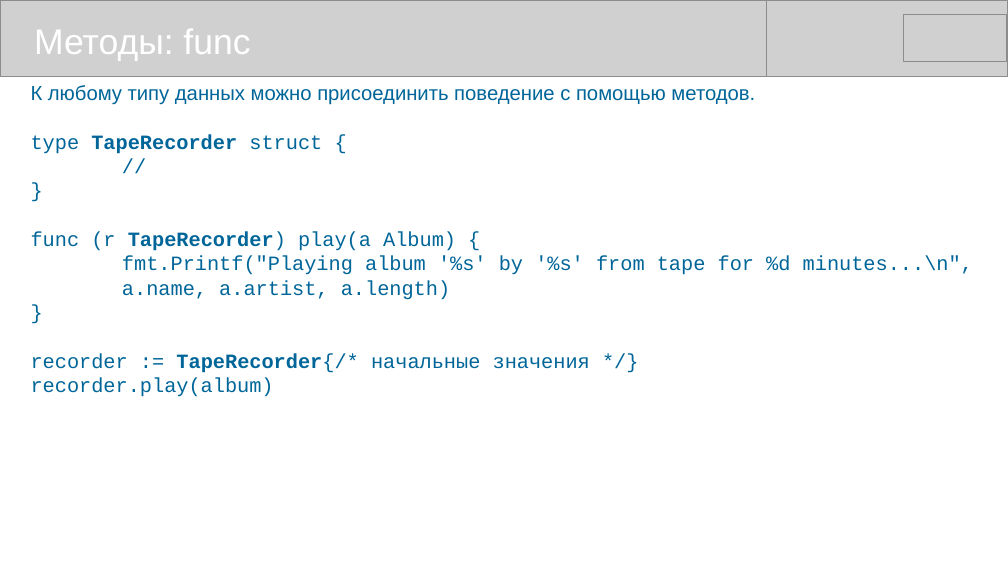
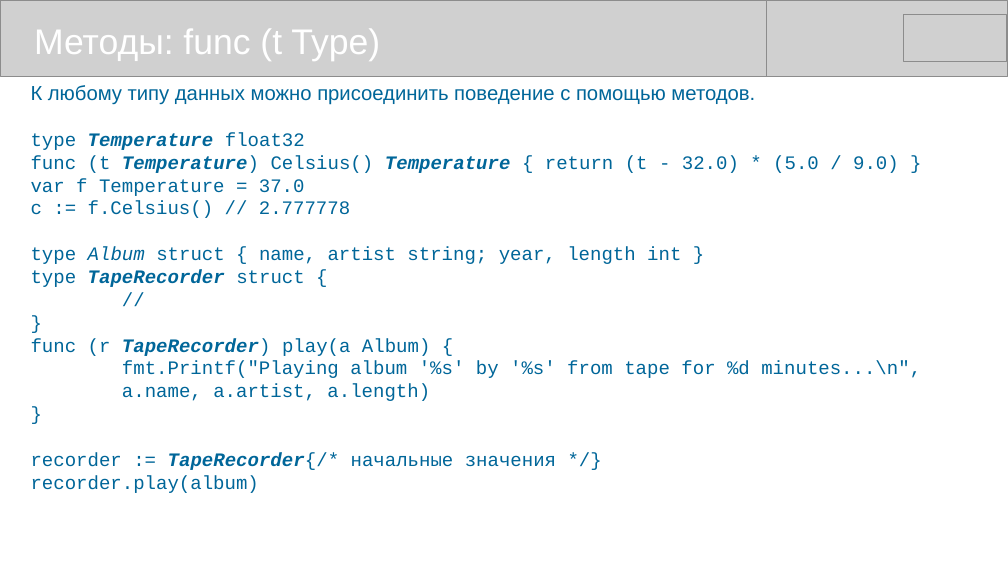
Before and after one commit to mike-shock/Go_language, a slide deck: slide 24 of Go_Review.odp (slide 23 before the commit). Drawn at 1008x567 pixels with LibreOffice and Linux fonts; fonts in the diff are those of the drawing; grey boxes stand for pictures. Boxes give left, top, right and bottom in pixels: in the first picture for what was removed or moved away, otherwise in the second. Text is boxed around its words. In the diff, an @@ line names an element or a change of style, - is before the commit and + after.

```diff
--- a/Go_Review.odp
+++ b/Go_Review.odp
@@ text at <box>34,29,380,61</box>: text changed @@
-Методы: func
+Методы: func (t Type)
@@ text at <box>31,132,899,264</box>: paragraphs added @@
+type Temperature float32
+func (t Temperature) Celsius() Temperature { return (t - 32.0) * (5.0 / 9.0) }
+var f Temperature = 37.0
+c := f.Celsius() // 2.777778
+type Album struct { name, artist string; year, length int }
@@ text at <box>31,270,921,493</box>: size 16 to 15 pt in "type TapeRecorder struct {", "//", "}", "func (r TapeRecorder) play(a Album) {" and 5 more places; italic on in "TapeRecorder", "TapeRecorder)", "TapeRecorder{/*" @@
```
Also in this commit, not shown: 9 other slides changed, 1 slide added, 1 other file.
